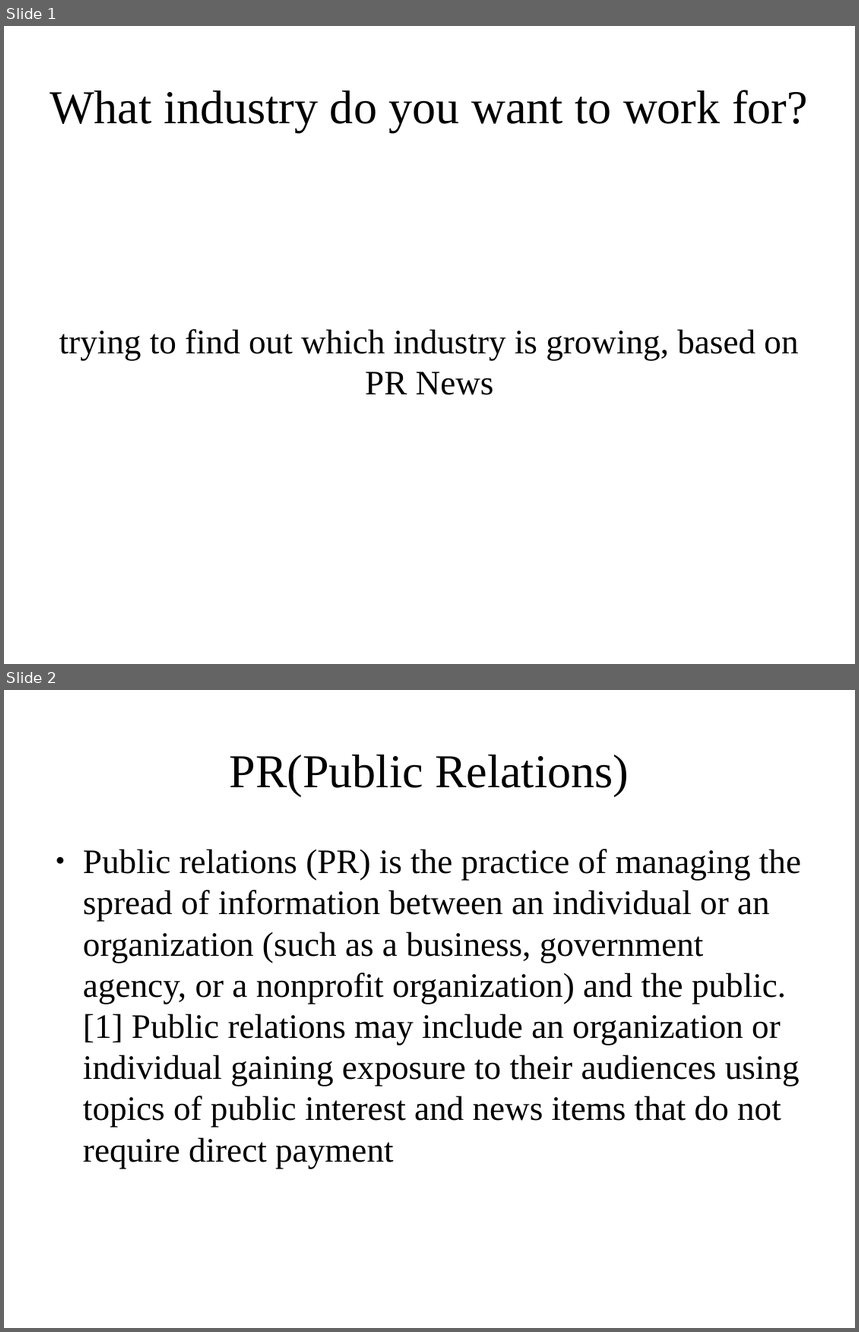
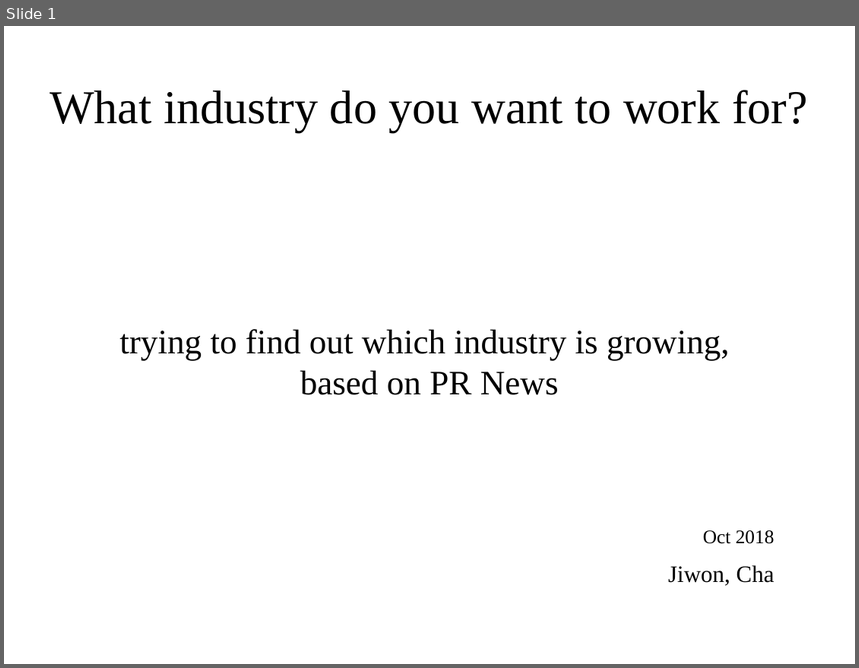
Before and after one commit to chazzy1/webscraping, a slide deck: documents/news_scraping.odp. Shown one above the other, each under a label of ours: slides 1 and 2 before the commit, slide 1 after it. The pictures are 859x1332 and 859x668 pixels, drawn with LibreOffice and Linux fonts; fonts in the diff are those of the drawing. Boxes give left, top, right and bottom in pixels: in the first picture for what was removed or moved away, otherwise in the second. Text is boxed around its words. In the diff, an @@ line names an element or a change of style, - is before the commit and + after.

```diff
--- a/documents/news_scraping.odp
+++ b/documents/news_scraping.odp
@@ slide 2 removed at (4,690,855,1328), background #FFFFFF @@
@@ title removed at (230,755,629,796) @@
-PR(Public Relations)
@@ text removed at (83,849,801,1169) @@
-● Public relations (PR) is the practice of managing the spread of information between an individual or an organization (such as a business, government agency, or a nonprofit organization) and the public.[1] Public relations may include an organization or individual gaining exposure to their audiences using topics of public interest and news items that do not require direct payment
@@ slide 1 changed as well @@
@@ subtitle at (120,329,730,395): text changed @@
-trying to find out which industry is growing, based on PR News
+trying to find out which industry is growing,
+based on PR News
@@ text added at (703,531,775,544), 18 pt, text #000000 @@
+Oct 2018
@@ text added at (668,566,775,586), 22 pt, text #000000 @@
+Jiwon, Cha
```
Also in this commit, not shown: 5 other slides changed, 9 slides added, 2 other slides removed, 7 other files.
